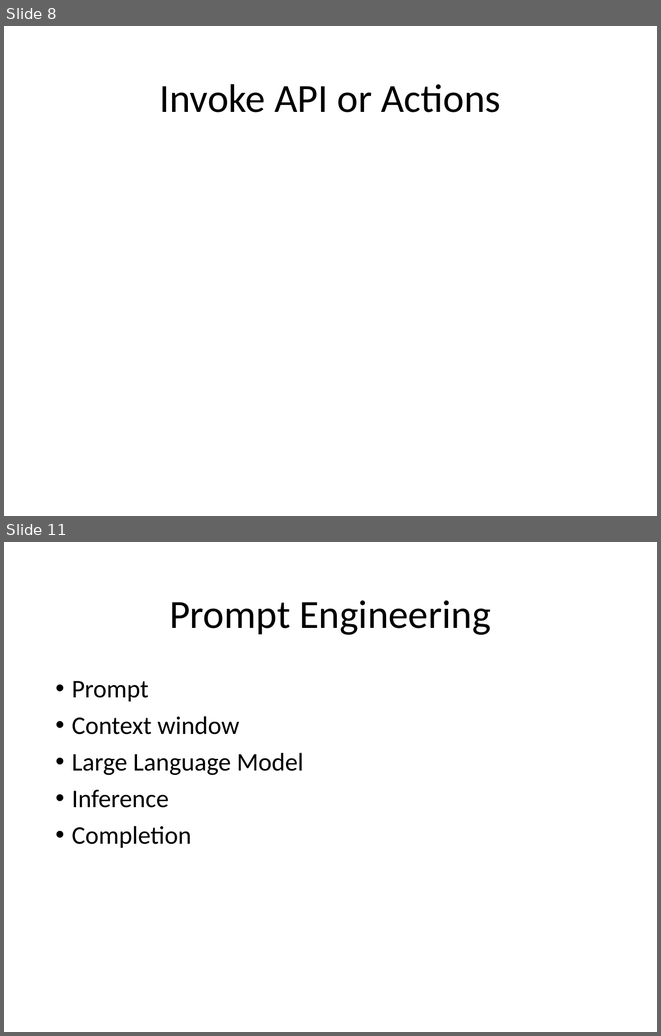
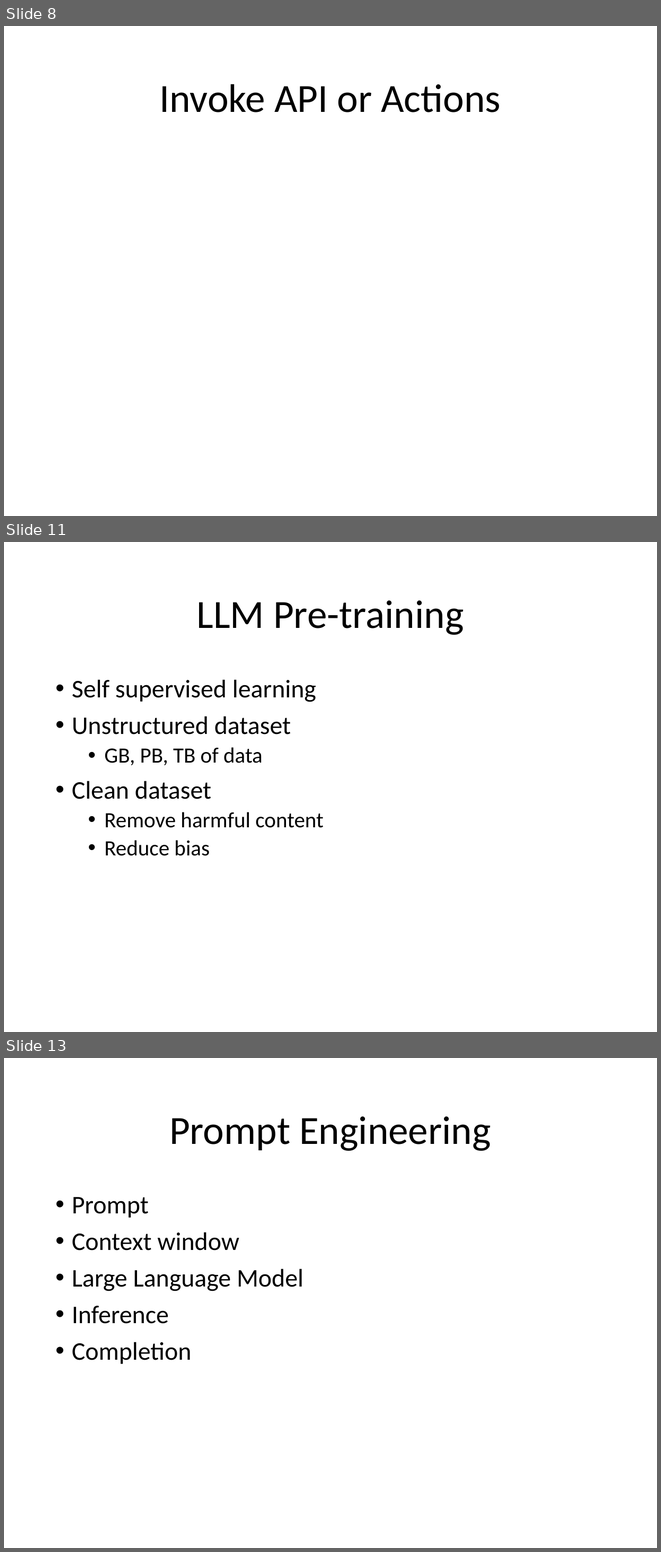
Before and after one commit to look4pritam/LargeLanguageModels, a slide deck: Presentations/LargeLanguageModels.pptx. Shown one above the other, each under a label of ours: slides 8 and 11 before the commit, slides 8, 11 and 13 after it; the slides between them are not shown. The pictures are 661x1036 and 661x1552 pixels, drawn with LibreOffice and Linux fonts; fonts in the diff are those of the drawing. Boxes give left, top, right and bottom in pixels: in the first picture for what was removed or moved away, otherwise in the second. Text is boxed around its words. In the diff, an @@ line names an element or a change of style, - is before the commit and + after.

```diff
--- a/Presentations/LargeLanguageModels.pptx
+++ b/Presentations/LargeLanguageModels.pptx
@@ slide 11 added at <box>4,542,657,1032</box>, background #FFFFFF @@
@@ title added at <box>197,600,464,635</box>, 44 pt, text #000000 @@
+LLM Pre-training
@@ text added at <box>72,679,324,856</box>, 28 pt, text #000000 @@
+• Self supervised learning
+• Unstructured dataset
+  • GB, PB, TB of data
+• Clean dataset
+  • Remove harmful content
+  • Reduce bias
@@ what was slide 11 is now slide 13 @@
```
Also in this commit, not shown: 2 slides changed, 2 other slides added, 1 slide removed.
